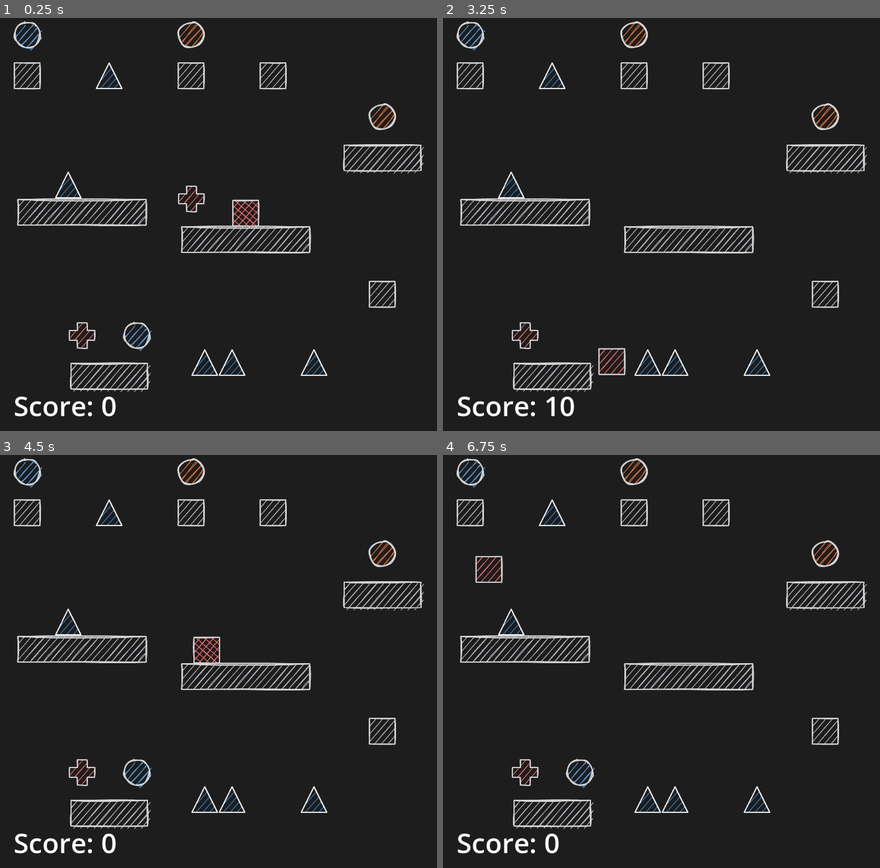
Above: before the commit, frames 1-4 (two rows, left to right).
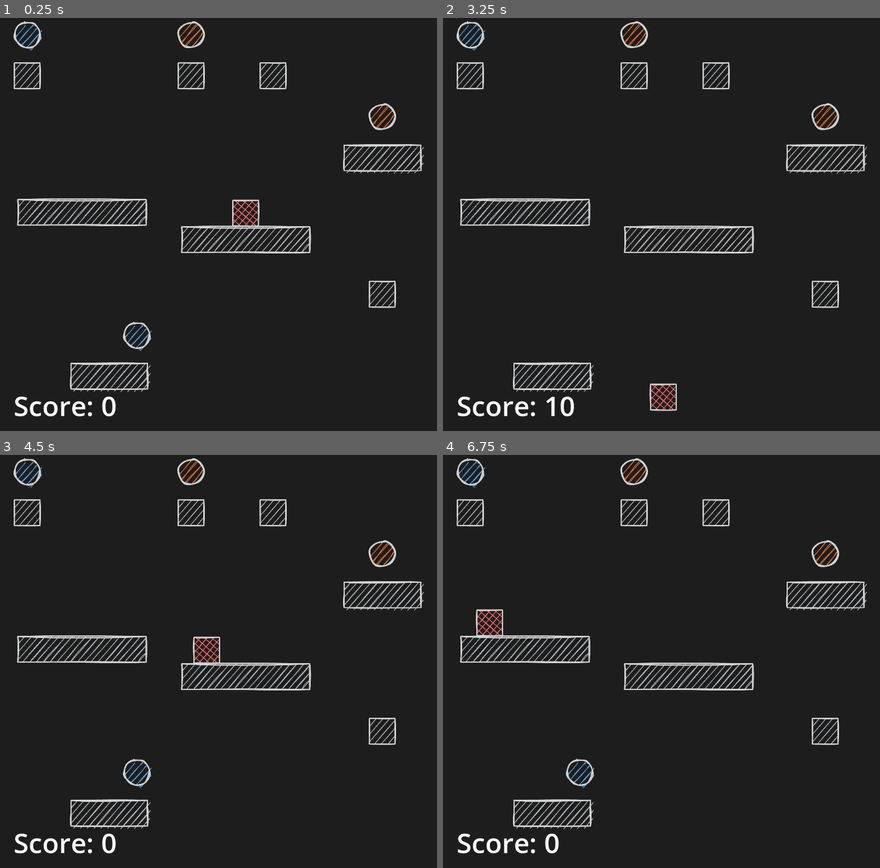
Above: after the commit, the same moments.

Repository: lomeat/godot-square
Game: Godot game, scene res://scenes/level.tscn
Same seed, same stepped clock (60 frames per second), same inputs: the game is played once before the commit and once after it.
Inputs:
- Up to frame 1 (0.25 s): no input
- Up to frame 2 (3.25 s): tap Enter at 0.5 s; hold D (right) 0.53-2.03 s; tap W (jump) at 0.77, 1.52, 3.02 s; tap R (restart) at 2 s; hold A (left) 2.03-2.78 s; hold D (right) from 2.78 s (still down)
- Up to frame 3 (4.5 s): tap W (jump) at 3.77 s; tap R (restart) at 4.25 s; release D (right) at 4.28 s; hold A (left) from 4.28 s (still down)
- Up to frame 4 (6.75 s): tap W (jump) at 4.52, 6.02 s; release A (left) at 5.03 s; hold D (right) 5.03-5.78 s; hold A (left) from 5.78 s (still down)

The runs differ from the first frame. In frame 1, 0.8% of the frame differs, in the area x 12-75%, y 10-87%; in frame 2, 1.1%, in the area x 12-75%, y 10-96%; in frame 3, 0.7%; in frame 4, 1.0%.

Commit message:
reels start

Diff:
--- a/scenes/level.tscn
+++ b/scenes/level.tscn
@@ -8,8 +8,6 @@
 [ext_resource type="PackedScene" uid="uid://bav1e2vbls4oq" path="res://scenes/orange-coin.tscn" id="6_1lkl8"]
 [ext_resource type="PackedScene" uid="uid://l8e2r6djqfyt" path="res://scenes/ui.tscn" id="7_8la2a"]
 [ext_resource type="PackedScene" uid="uid://b1c7kjle7muat" path="res://scenes/diamond-coin.tscn" id="8_e7lx7"]
-[ext_resource type="PackedScene" uid="uid://clw353lqmf50" path="res://scenes/spike.tscn" id="9_0rxs2"]
-[ext_resource type="PackedScene" uid="uid://cic54shodt4nl" path="res://scenes/medicine.tscn" id="10_wtgtx"]
 
 [node name="GameController" type="Node2D"]
 script = ExtResource("1_rau63")
@@ -67,24 +65,3 @@
 
 [node name="DiamondCoin2" parent="Coins" instance=ExtResource("8_e7lx7")]
 position = Vector2(320, 800)
-
-[node name="Spike" parent="." instance=ExtResource("9_0rxs2")]
-position = Vector2(160, 448)
-
-[node name="Spike5" parent="." instance=ExtResource("9_0rxs2")]
-position = Vector2(256, 192)
-
-[node name="Spike2" parent="." instance=ExtResource("9_0rxs2")]
-position = Vector2(544, 864)
-
-[node name="Spike4" parent="." instance=ExtResource("9_0rxs2")]
-position = Vector2(736, 864)
-
-[node name="Spike3" parent="." instance=ExtResource("9_0rxs2")]
-position = Vector2(480, 864)
-
-[node name="Area2D" parent="." instance=ExtResource("10_wtgtx")]
-position = Vector2(448, 480)
-
-[node name="Area2D2" parent="." instance=ExtResource("10_wtgtx")]
-position = Vector2(192, 800)
--- a/scenes/medicine.tscn
+++ /dev/null
@@ -1,20 +0,0 @@
-[gd_scene load_steps=4 format=3 uid="uid://cic54shodt4nl"]
-
-[ext_resource type="Script" path="res://scripts/medicine.gd" id="1_234sc"]
-[ext_resource type="Texture2D" uid="uid://drvhfohe7ffpc" path="res://sprites/medicine.png" id="1_xsrwl"]
-
-[sub_resource type="RectangleShape2D" id="RectangleShape2D_djkdw"]
-size = Vector2(60, 61)
-
-[node name="Area2D" type="Area2D" groups=["medicine"]]
-script = ExtResource("1_234sc")
-metadata/_edit_group_ = true
-
-[node name="Sprite2D" type="Sprite2D" parent="."]
-scale = Vector2(0.5, 0.5)
-texture = ExtResource("1_xsrwl")
-
-[node name="CollisionShape2D" type="CollisionShape2D" parent="."]
-shape = SubResource("RectangleShape2D_djkdw")
-
-[connection signal="body_entered" from="." to="." method="_on_body_entered"]
--- a/scenes/spike.tscn
+++ /dev/null
@@ -1,18 +0,0 @@
-[gd_scene load_steps=3 format=3 uid="uid://clw353lqmf50"]
-
-[ext_resource type="Texture2D" uid="uid://dxabvymnwdm4j" path="res://sprites/spike.png" id="1_coqpi"]
-[ext_resource type="Script" path="res://scripts/spike.gd" id="1_xur42"]
-
-[node name="Spike" type="Area2D" groups=["spike"]]
-script = ExtResource("1_xur42")
-metadata/_edit_group_ = true
-
-[node name="Sprite2D" type="Sprite2D" parent="."]
-scale = Vector2(0.5, 0.5)
-texture = ExtResource("1_coqpi")
-
-[node name="CollisionPolygon2D" type="CollisionPolygon2D" parent="."]
-position = Vector2(-64, 35)
-polygon = PackedVector2Array(64, -67, 32, -4, 96, -4)
-
-[connection signal="body_entered" from="." to="." method="_on_body_entered"]
Not shown: 1 places in scenes/level.tscn that only renumber resources
